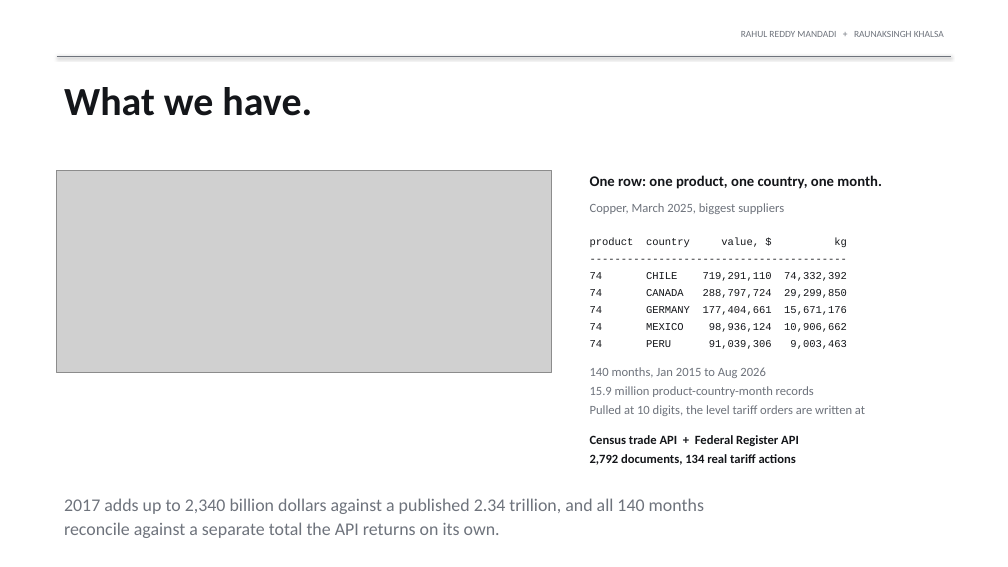
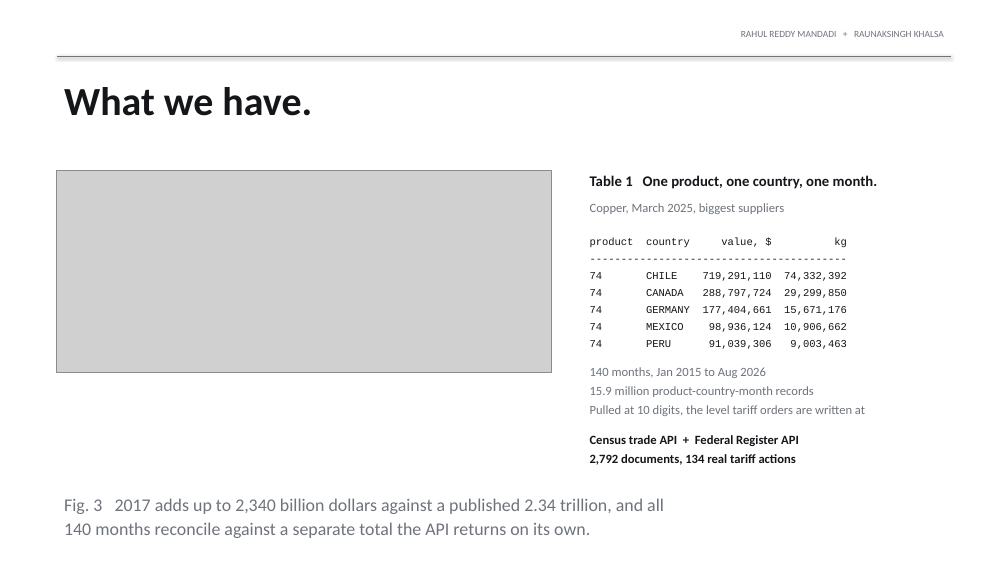
Before and after one commit to rahul-mandadi/tariff-rush, a slide deck: slide 5 of slides/Mandadi_Khalsa_Presentation1.pptx. Drawn at 1008x567 pixels with LibreOffice and Linux fonts; fonts in the diff are those of the drawing; grey boxes stand for pictures. Boxes give left, top, right and bottom in pixels: in the first picture for what was removed or moved away, otherwise in the second. Text is boxed around its words. In the diff, an @@ line names an element or a change of style, - is before the commit and + after.

Commit message:
Number all figures and tables, add the actionable take-away

```diff
--- a/slides/Mandadi_Khalsa_Presentation1.pptx
+++ b/slides/Mandadi_Khalsa_Presentation1.pptx
@@ text at <box>590,175,878,189</box>: text changed @@
-One row: one product, one country, one month.
+Table 1 One product, one country, one month.
@@ text at <box>64,498,664,538</box>: text changed @@
-2017 adds up to 2,340 billion dollars against a published 2.34 trillion, and all 140 months
-reconcile against a separate total the API returns on its own.
+Fig. 3 2017 adds up to 2,340 billion dollars against a published 2.34 trillion, and all
+140 months reconcile against a separate total the API returns on its own.
```
Also in this commit, not shown: 7 other slides changed, 1 other file.
